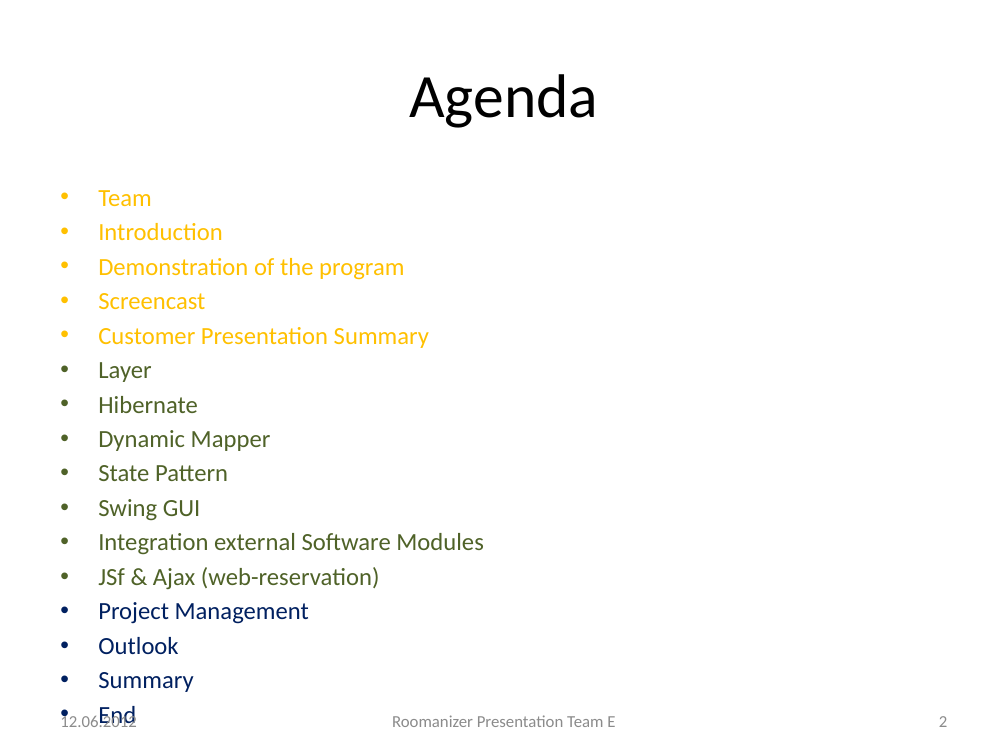
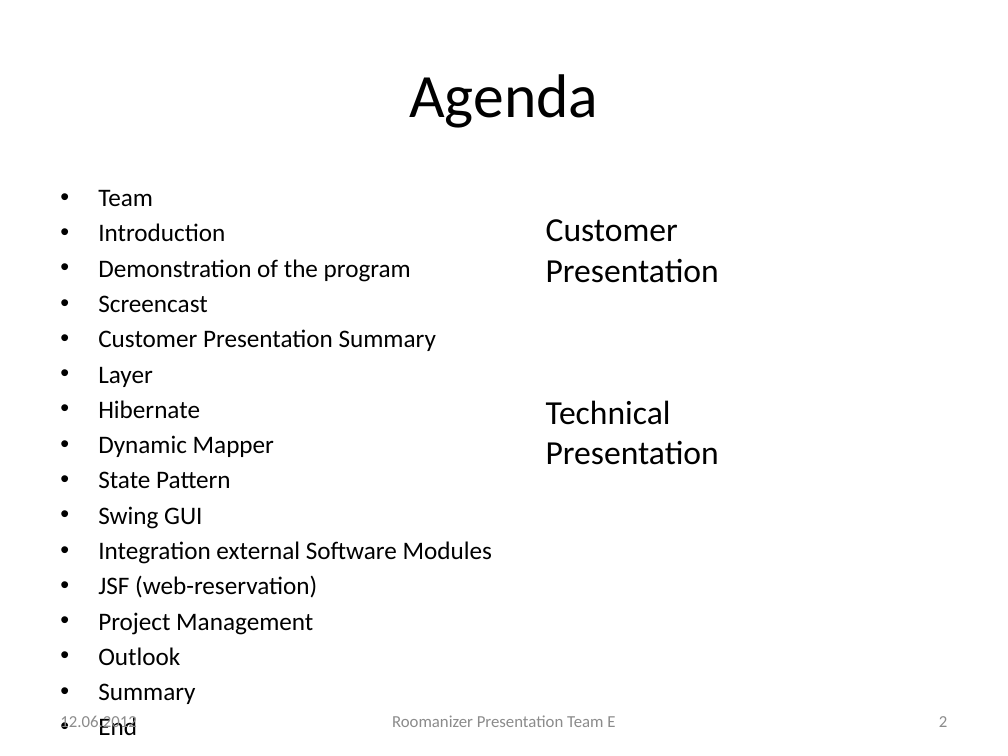
Before and after one commit to markusmo/HotelSoftware, a slide deck: slide 2 of Documentation/Praesentation/PresentationRoomanizer.pptx. Drawn at 1008x756 pixels with LibreOffice and Linux fonts; fonts in the diff are those of the drawing. Boxes give left, top, right and bottom in pixels: in the first picture for what was removed or moved away, otherwise in the second. Text is boxed around its words. In the diff, an @@ line names an element or a change of style, - is before the commit and + after.

```diff
--- a/Documentation/Praesentation/PresentationRoomanizer.pptx
+++ b/Documentation/Praesentation/PresentationRoomanizer.pptx
@@ text at (98,189,492,665): size 17.6 to 18 pt; text colour #FFC000 to #000000 in "Team", "Introduction", "Demonstration of the program", "Screencast" and 1 more places; text colour #4F6228 to #000000 in "Layer", "Hibernate", "Dynamic Mapper", "State Pattern" and 2 more places; text colour #002060 to #000000 in "Project Management", "Outlook", "Summary", "End" @@
@@ text added at (546,219,719,283), 24 pt, text #000000 @@
+Customer Presentation
@@ text added at (546,400,719,465), 24 pt, text #000000 @@
+Technical Presentation
@@ text at (98,575,317,598): text changed; size 17.6 to 18 pt; text colour #4F6228 to #000000 @@
-• JSf & Ajax (web-reservation)
+• JSF (web-reservation)
```
Also in this commit, not shown: 26 other slides changed, 1 slide added, 4 slides removed, 9 other files.
